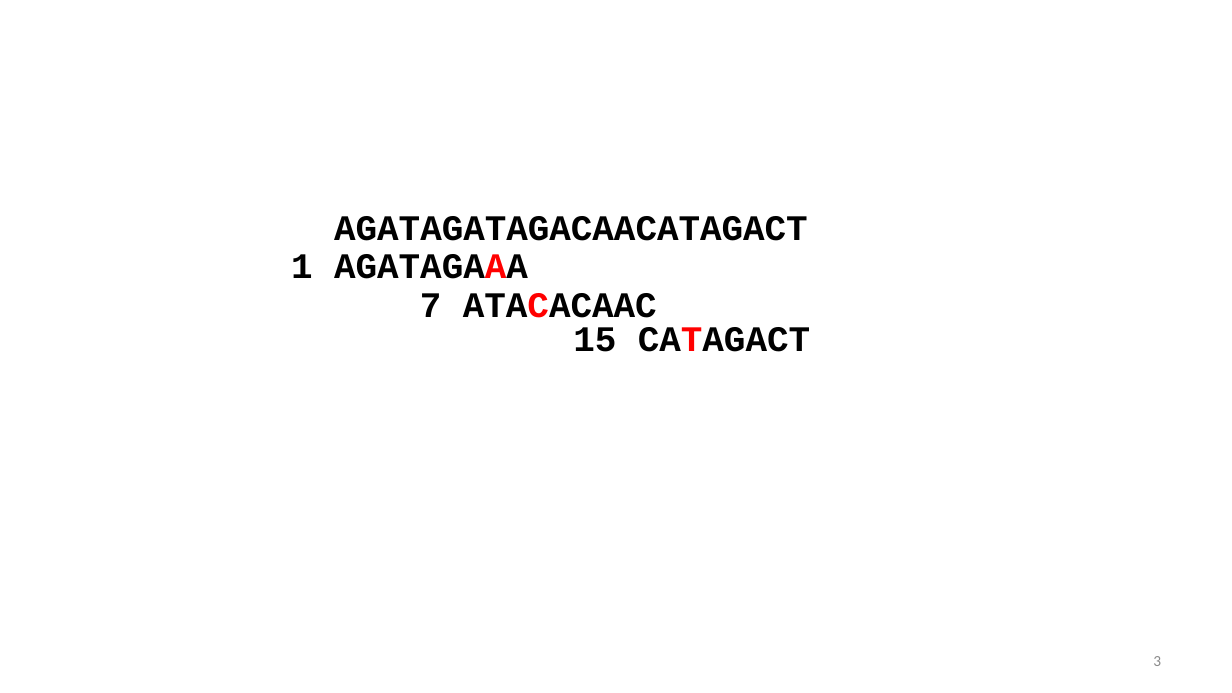
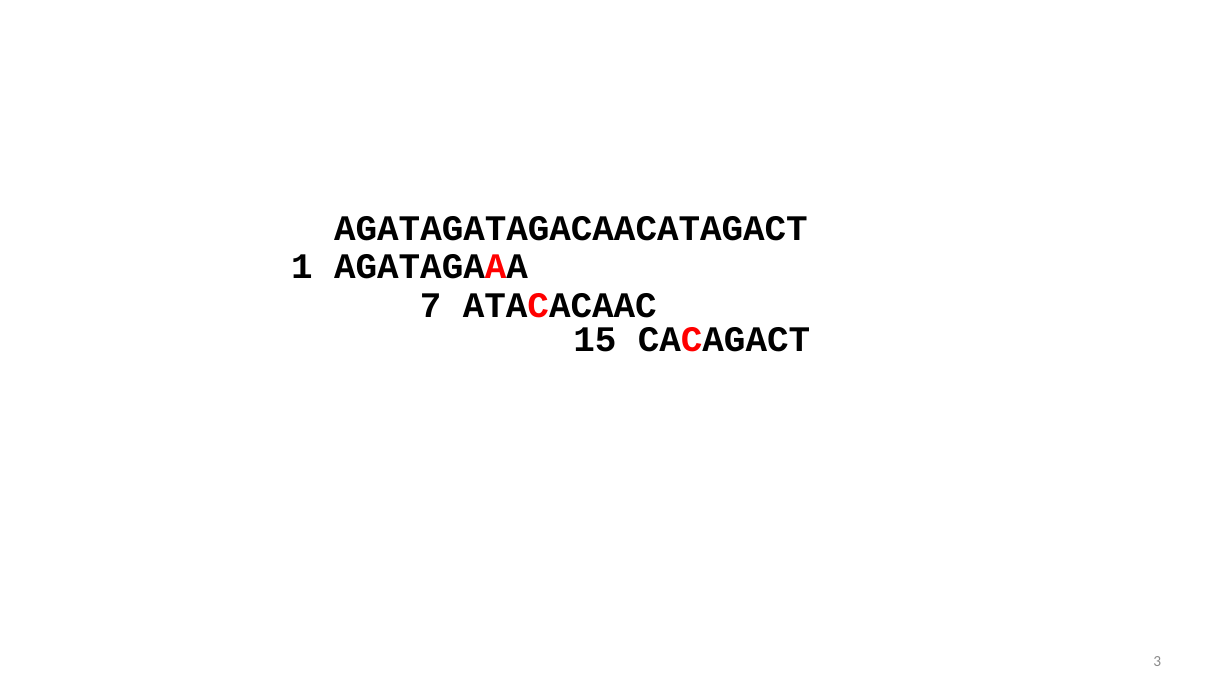
Before and after one commit to alekseyzimin/BME-Algorithms-for-Analysis-of-Genomic-Data, a slide deck: slide 3 of Week 2 Friday September 5.pptx. Drawn at 1232x693 pixels with LibreOffice and Linux fonts; fonts in the diff are those of the drawing; background and template pictures are left out. Boxes give left, top, right and bottom in pixels: in the first picture for what was removed or moved away, otherwise in the second. Text is boxed around its words. In the diff, an @@ line names an element or a change of style, - is before the commit and + after.

```diff
--- a/Week 2 Friday September 5.pptx
+++ b/Week 2 Friday September 5.pptx
@@ text at (573, 327, 810, 352): text changed @@
-15 CATAGACT
+15 CACAGACT
```
Also in this commit, not shown: 4 other slides changed.
